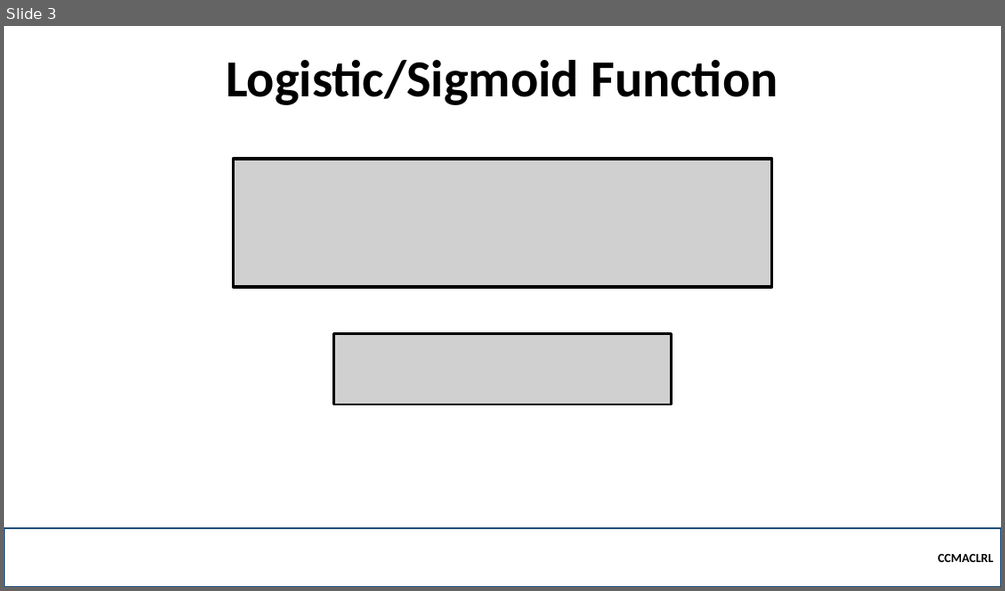
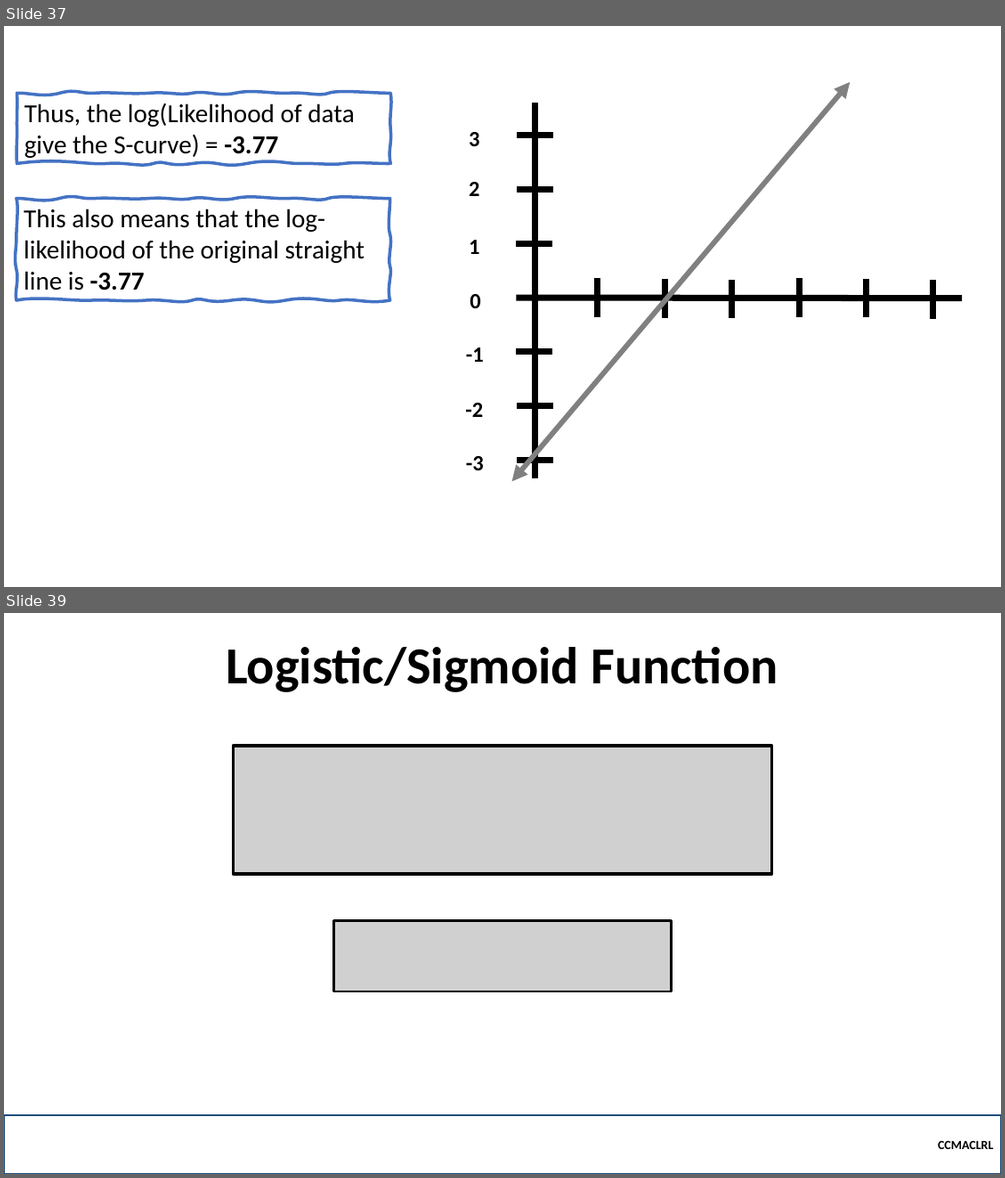
Before and after one commit to robitussin/CCMACLRL, a slide deck: 5 - Logistic Regression/Logistic Regression (Math).pptx. Shown one above the other, each under a label of ours: slide 3 before the commit, slides 37 and 39 after it; the slides between them are not shown. The pictures are 1005x591 and 1005x1178 pixels, drawn with LibreOffice and Linux fonts; fonts in the diff are those of the drawing; grey boxes stand for pictures; background and template pictures are left out. Boxes give left, top, right and bottom in pixels: in the first picture for what was removed or moved away, otherwise in the second. Text is boxed around its words. In the diff, an @@ line names an element or a change of style, - is before the commit and + after.

```diff
--- a/5 - Logistic Regression/Logistic Regression (Math).pptx
+++ b/5 - Logistic Regression/Logistic Regression (Math).pptx
@@ slide 37 added at [4, 26, 1001, 587], background picture (left out) @@
@@ freeform shape added at [16, 94, 390, 164], outline #4472C4 3 pt, 25 pt, text #000000 @@
+Thus, the log(Likelihood of data give the S-curve) = -3.77
@@ group added at [465, 82, 962, 482]: 14 lines, 7 texts, 1 double arrow @@
+3
+2
+1
+0
+-1
+-2
+-3
@@ freeform shape added at [16, 198, 390, 300], outline #4472C4 3 pt, 25 pt, text #000000 @@
+This also means that the log-likelihood of the original straight line is -3.77
@@ what was slide 3 is now slide 39 @@
```
Also in this commit, not shown: 35 other slides added, 1 other file.
